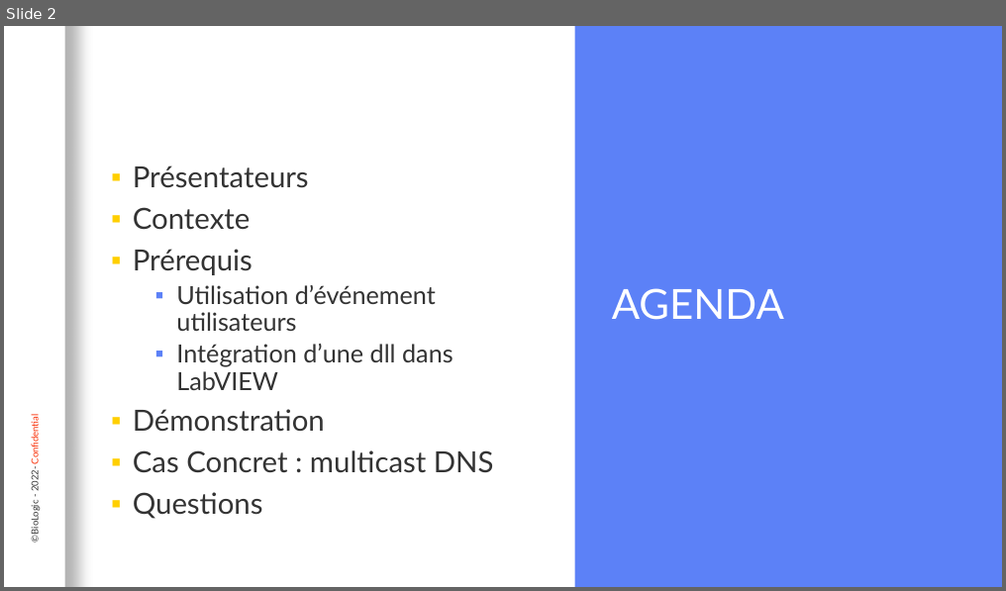
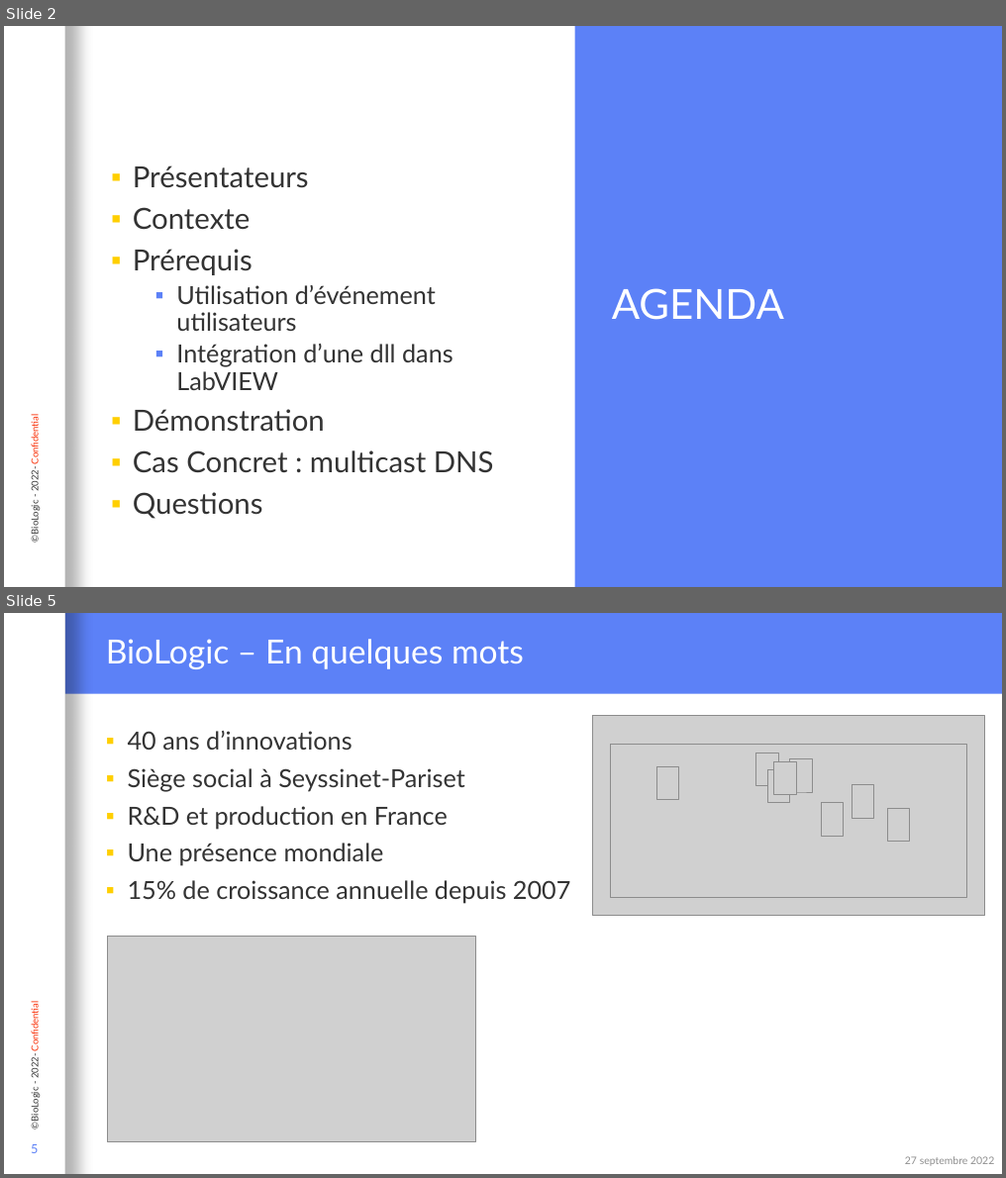
Before and after one commit to Loysse/PostLVUserEvent_Demo, a slide deck: Interaction événementielle entre du code C et LabVIEW.pptx. Shown one above the other, each under a label of ours: slide 2 before the commit, slides 2 and 5 after it; the slides between them are not shown. The pictures are 1006x591 and 1006x1178 pixels, drawn with LibreOffice and Linux fonts; fonts in the diff are those of the drawing; grey boxes stand for pictures; background and template pictures are left out. Boxes give left, top, right and bottom in pixels: in the first picture for what was removed or moved away, otherwise in the second. Text is boxed around its words. In the diff, an @@ line names an element or a change of style, - is before the commit and + after.

```diff
--- a/Interaction événementielle entre du code C et LabVIEW.pptx
+++ b/Interaction événementielle entre du code C et LabVIEW.pptx
@@ slide 5 added at [4, 613, 1002, 1174], background #FFFFFF; not listed: 2 template elements that a slide beside it also shows @@
@@ rectangle added at [65, 613, 1002, 694], fill #5C81F7 @@
@@ title added at [106, 639, 524, 669], 32 pt, text #FFFFFF @@
+BioLogic – En quelques mots
@@ text added at [128, 731, 570, 904], 24 pt, text #333333 @@
+▪ 40 ans d’innovations
+▪ Siège social à Seyssinet-Pariset
+▪ R&D et production en France
+▪ Une présence mondiale
+▪ 15% de croissance annuelle depuis 2007
@@ group added at [592, 716, 985, 916]: 10 pictures @@
@@ picture added at [107, 937, 475, 1143] @@
@@ page number added at [31, 1145, 38, 1154], 12 pt, text #5C81F7 @@
+5
@@ text added at [905, 1157, 994, 1166], 10 pt, text #8F8F8F @@
+27 septembre 2022
```
Also in this commit, not shown: 24 slides changed.
